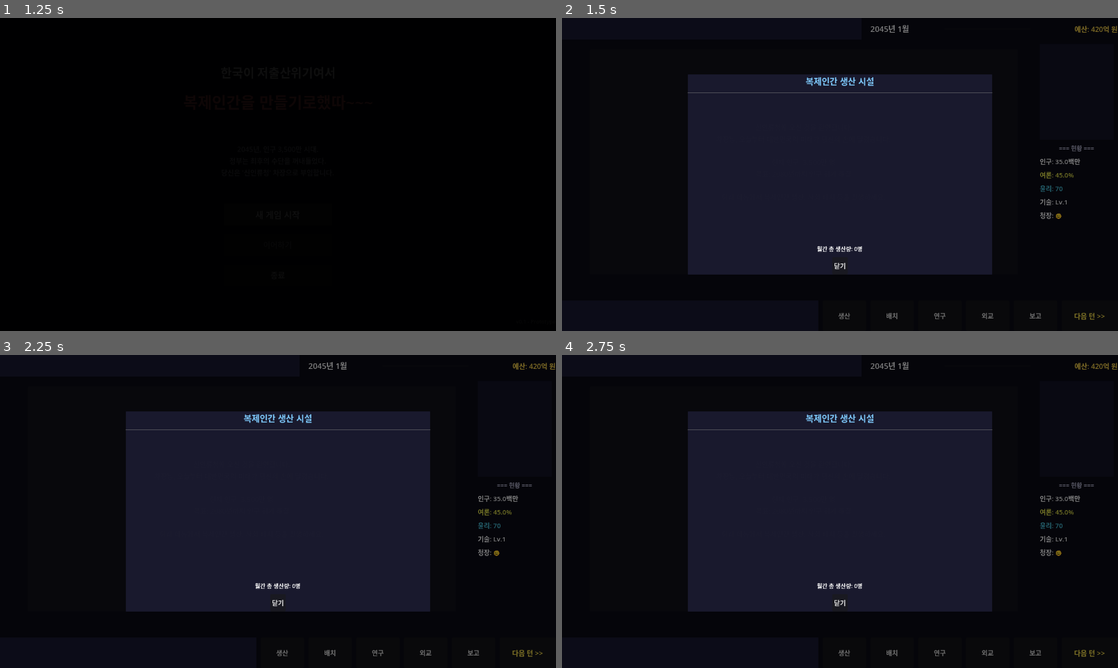
Above: before the commit, frames 1-4 (two rows, left to right).
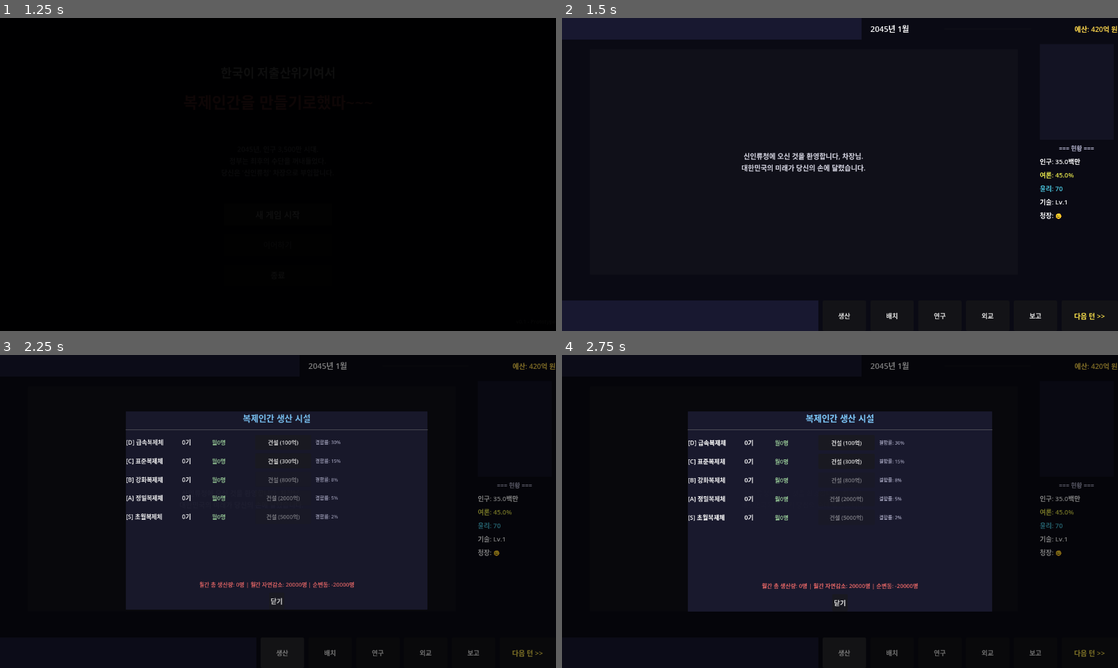
Above: after the commit, the same moments.

Repository: kdoh5501-star/Mobile-fantasy
Game: Godot game, scene res://scenes/screens/title_screen.tscn
The game is run twice, just before and just after one commit, with the same random seed, the same clock (stepped at 60 frames per second) and the same inputs.
Inputs:
- Up to frame 1 (1.25 s): click "새 게임 시작" at 0.5 s
- Up to frame 2 (1.5 s): click "새 게임 시작" at 1.25 s
- Up to frame 3 (2.25 s): click "생산" at 2 s
- Up to frame 4 (2.75 s): no input

Frame 1 is identical in both runs. In frame 2, 1.7% of the frame differs, in the area x 22-100%, y 2-97%; in frame 3, 2.3%, in the area x 22-78%, y 18-82%; in frame 4, 1.4%.
Error before the commit: Parse Error: Cannot infer the type of "grade_name" variable because the value doesn't have a set type. (res://scripts/ui/production_panel.gd:54)

Commit message:
Fix type inference error for grade_name in production_panel.gd
https://claude.ai/code/session_01NTnnErs3BpmFVPRMWVva4X

Diff:
--- a/scripts/ui/production_panel.gd
+++ b/scripts/ui/production_panel.gd
@@ -51,7 +51,7 @@
 		var name_label := Label.new()
 		name_label.custom_minimum_size = Vector2(120, 0)
 		name_label.add_theme_font_size_override("font_size", 14)
-		var grade_name := ["D", "C", "B", "A", "S"][grade]
+		var grade_name: String = ["D", "C", "B", "A", "S"][grade]
 		name_label.text = "[%s] %s" % [grade_name, grade_data["name"]]
 		hbox.add_child(name_label)
 
